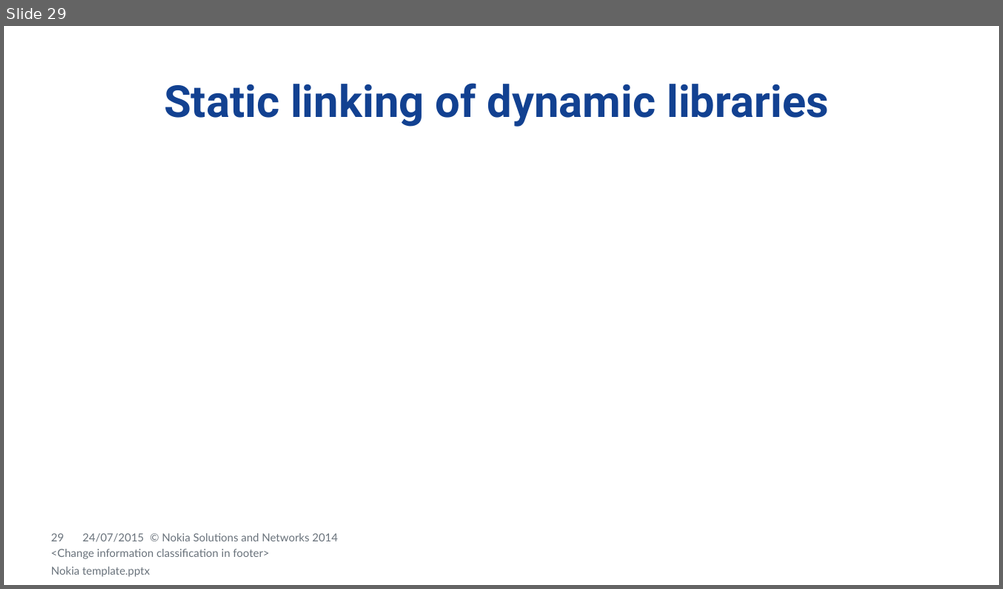
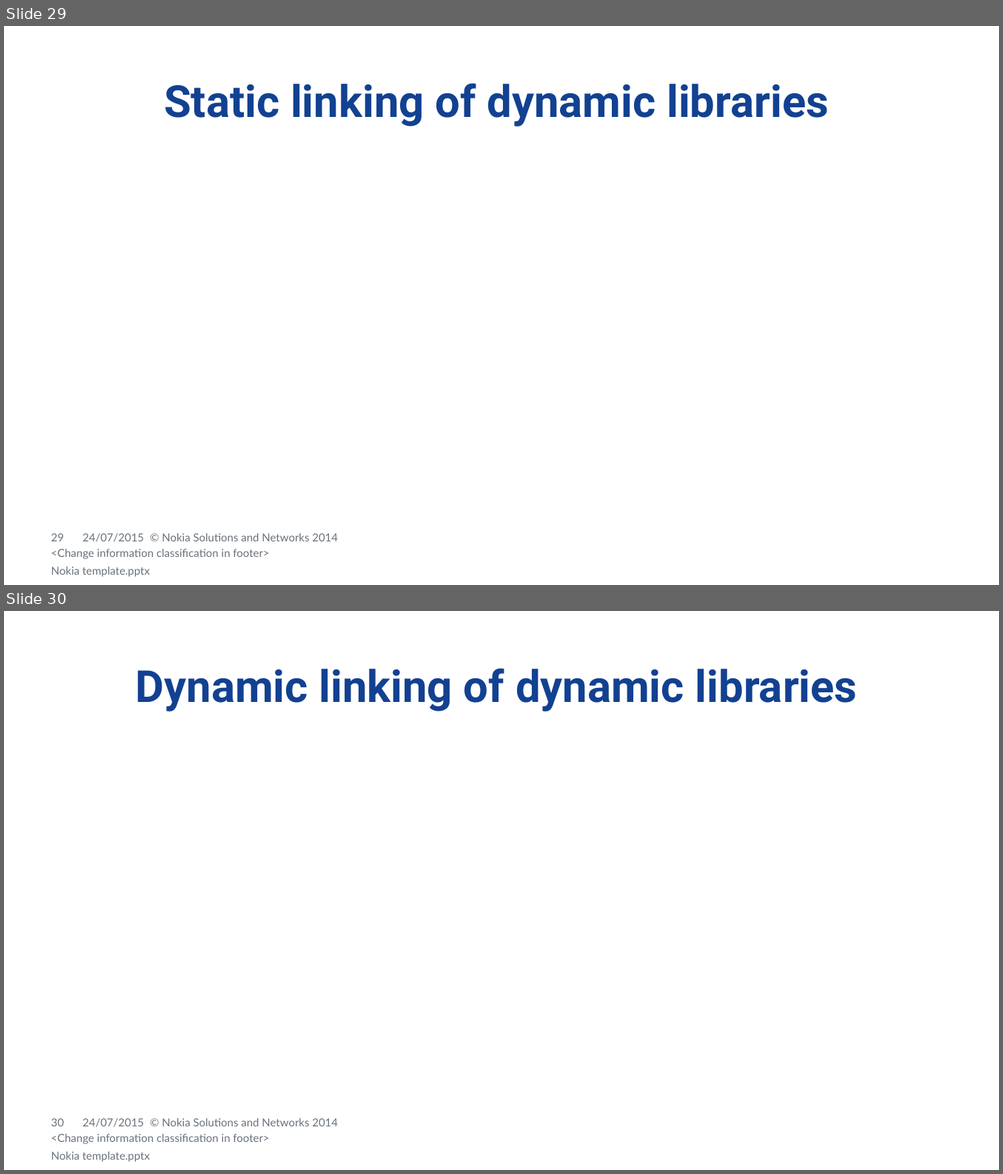
Before and after one commit to dendibakh/Linker, a slide deck: Diving into C++ linker.pptx. Shown one above the other, each under a label of ours: slide 29 before the commit, slides 29 and 30 after it. The pictures are 1003x589 and 1003x1174 pixels, drawn with LibreOffice and Linux fonts; fonts in the diff are those of the drawing; background and template pictures are left out. Boxes give left, top, right and bottom in pixels: in the first picture for what was removed or moved away, otherwise in the second. Text is boxed around its words. In the diff, an @@ line names an element or a change of style, - is before the commit and + after.

Commit message:
Added introduction to shared libraries

```diff
--- a/Diving into C++ linker.pptx
+++ b/Diving into C++ linker.pptx
@@ slide 30 added at [4,611,999,1170], background #FFFFFF; not listed: 13 template elements that a slide beside it also shows @@
@@ title added at [136,668,857,712], 32 pt, text #124191, bold @@
+Dynamic linking of dynamic libraries
@@ text added at [51,1134,269,1145], 8 pt, text #68717A @@
+<Change information classification in footer>
```
Also in this commit, not shown: 1 slide changed, 2 other files.
